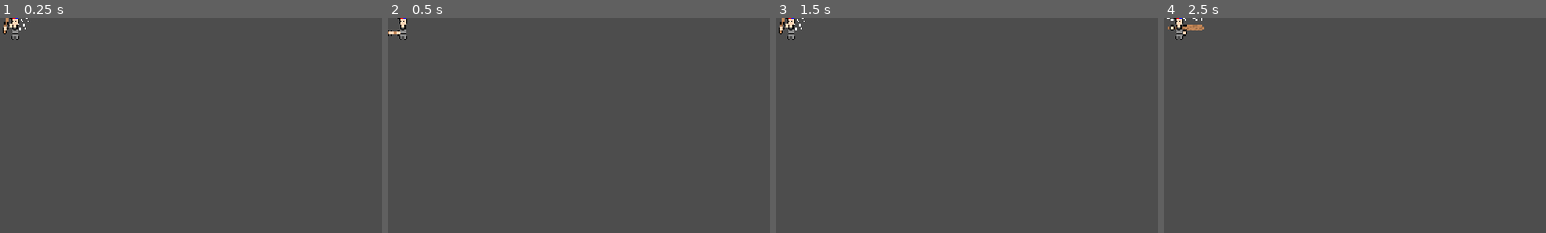
Above: before the commit, frames 1-4 (left to right).
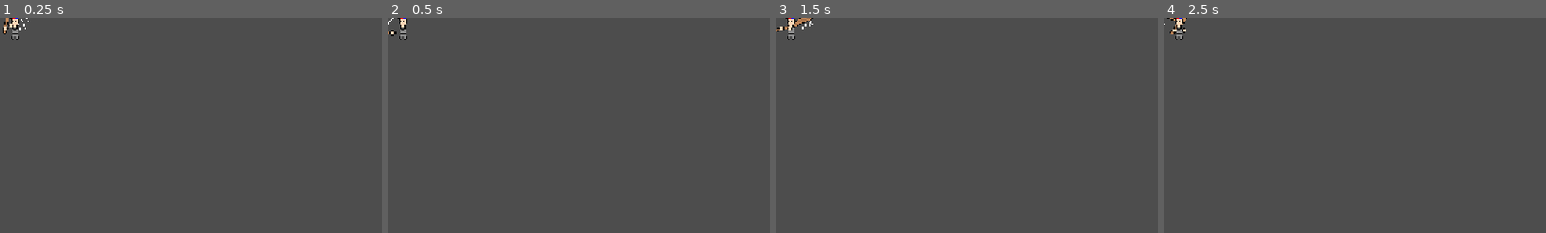
Above: after the commit, the same moments.

Repository: Jagdoggo/Godot-Wild-Jam-Game
Game: Godot game, scene res://melee_enemy.tscn
The game is run twice, just before and just after one commit, with the same random seed, the same clock (stepped at 60 frames per second) and the same inputs. This scene is started directly instead of the project's main scene.
Inputs:
- Up to frame 1 (0.25 s): no input
- Up to frame 2 (0.5 s): no input
- Up to frame 3 (1.5 s): hold D (Right) 0.53-1.28 s; tap X (Action) at 0.6, 1.35 s; hold S (Down) from 1.28 s (still down)
- Up to frame 4 (2.5 s): release S (Down) at 2.03 s; hold D (Right) from 2.03 s (still down); tap X (Action) at 2.1 s
The pictures show only the part of the screen within x 0-50%, y 0-50%; the shares and areas given below are measured in that part.

Frame 1 is identical in both runs. In frame 2, less than 0.1% of the frame differs, in the area x 0-4%, y 0-9%; in frame 3, 0.3%; in frame 4, 0.3%, in the area x 0-11%, y 0-9%.
Error in both runs: Invalid access to property or key 'global_position' on a base object of type 'Nil'. (res://melee_enemy.gd:32)

Commit message:
Enemy optimisation

Diff:
--- a/castle.gd
+++ b/castle.gd
@@ -53,7 +53,7 @@
 			loot.loot_level = (tile.iteration / 500) + 1
 			add_child(loot)
 		var area = room_area_scene.instantiate()
-		area.enemies = tile.iteration / 500 + randi_range(-1,1)
+		area.enemies = tile.iteration / 500 + randi_range(-5,1)
 		area.player = $Player
 		area.position = (start_position+(tile.pos*4)+Vector2i(2,2)) * tileset.tile_size
 		add_child(area)
--- a/melee_enemy.tscn
+++ b/melee_enemy.tscn
@@ -245,6 +245,7 @@
 
 [node name="NavigationAgent2D" type="NavigationAgent2D" parent="." unique_id=197445952]
 target_desired_distance = 50.0
+simplify_path = true
 
 [node name="AnimatedSprite2D" type="AnimatedSprite2D" parent="." unique_id=291146263]
 texture_filter = 1
@@ -267,6 +268,8 @@
 [node name="CollisionShape2D" type="CollisionShape2D" parent="Ram Area" unique_id=356756325]
 shape = SubResource("CircleShape2D_1crab")
 
+[node name="VisibleOnScreenEnabler2D" type="VisibleOnScreenEnabler2D" parent="." unique_id=393906072]
+
 [connection signal="animation_finished" from="AnimatedSprite2D" to="." method="_on_animated_sprite_2d_animation_finished"]
 [connection signal="frame_changed" from="AnimatedSprite2D" to="." method="_on_animated_sprite_2d_frame_changed"]
 [connection signal="body_entered" from="Ram Area" to="." method="_on_ram_area_body_entered"]
